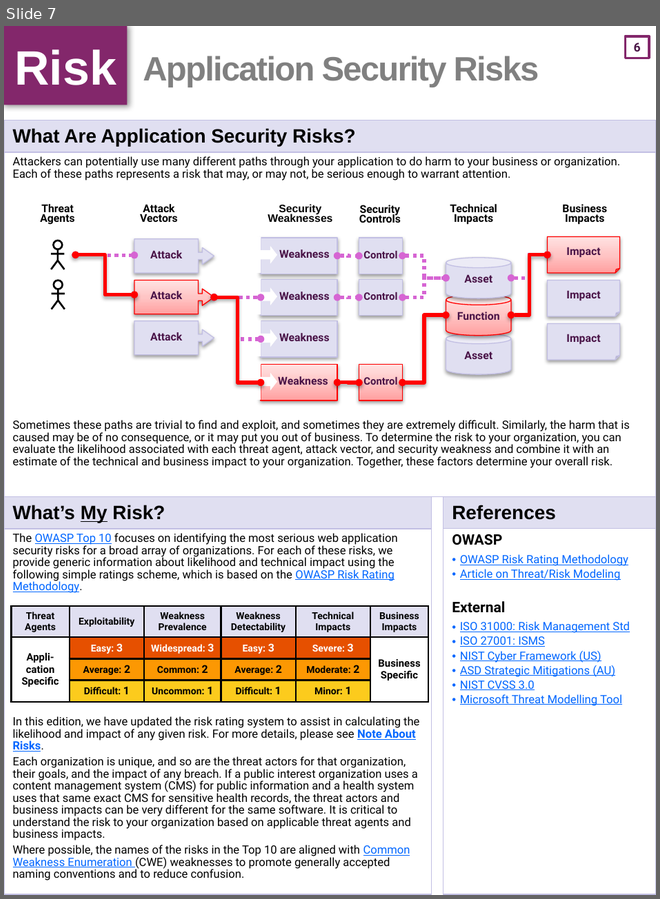
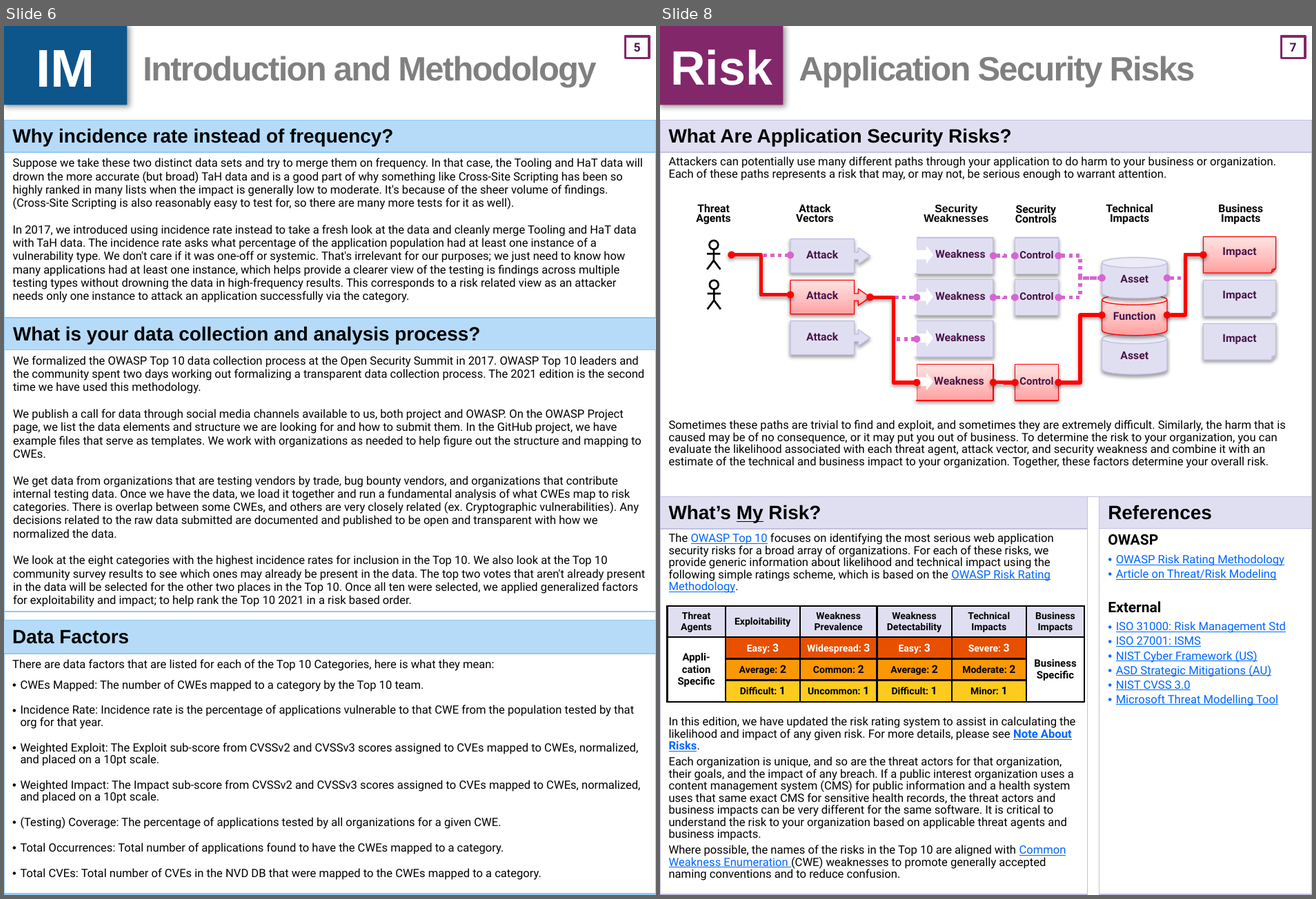
Before and after one commit to OWASP/Top10, a slide deck: 2021/docs/OWASP Top 10-2021 (en).pptx. Shown side by side, each under a label of ours: slide 7 before the commit, slides 6 and 8 after it; the slides between them are not shown. The pictures are 660x899 and 1316x899 pixels, drawn with LibreOffice and Linux fonts; fonts in the diff are those of the drawing. Boxes give left, top, right and bottom in pixels: in the first picture for what was removed or moved away, otherwise in the second. Text is boxed around its words. In the diff, an @@ line names an element or a change of style, - is before the commit and + after.

```diff
--- a/2021/docs/OWASP Top 10-2021 (en).pptx
+++ b/2021/docs/OWASP Top 10-2021 (en).pptx
@@ slide 6 added at [4, 26, 656, 895], background #FFFFFF; not listed: 1 template element that a slide beside it also shows @@
@@ text added at [4, 26, 128, 105], fill #0D558C, 44 pt, text #FFFFFF, bold @@
+IM
@@ title added at [143, 56, 596, 87], 28 pt, text #808080, bold @@
+Introduction and Methodology
@@ table added at [4, 120, 656, 895], 1 rows, 1 columns @@
+
@@ table added at [4, 120, 656, 318], 2 rows, 1 columns @@
+Why incidence rate instead of frequency?
+Suppose we take these two distinct data sets and try to merge them on frequency. In that case, the Tooling and HaT data will drown the more accurate (but broad) TaH data and is a good part of why something like Cross-Site Scripting has been so highly ranked in many lists when the impact is generally low to moderate. It's because of the sheer volume of findings. (Cross-Site Scripting is also reasonably easy to test for, so there are many more tests for it as well). In 2017, we introduced using incidence rate instead to take a fresh look at the data and cleanly merge Tooling and HaT data with TaH data. The incidence rate asks what percentage of the application population had at least one instance of a vulnerability type. We don't care if it was one-off or systemic. That's irrelevant for our purposes; we just need to know how many applications had at least one instance, which helps provide a clearer view of the testing is findings across multiple testing types without drowning the data in high-frequency results. This corresponds to a risk related view as an attacker needs only one instance to attack an application successfully via the category.
@@ table added at [4, 318, 656, 621], 2 rows, 1 columns @@
+What is your data collection and analysis process?
+We formalized the OWASP Top 10 data collection process at the Open Security Summit in 2017. OWASP Top 10 leaders and the community spent two days working out formalizing a transparent data collection process. The 2021 edition is the second time we have used this methodology. We publish a call for data through social media channels available to us, both project and OWASP. On the OWASP Project page, we list the data elements and structure we are looking for and how to submit them. In the GitHub project, we have example files that serve as templates. We work with organizations as needed to help figure out the structure and mapping to CWEs. We get data from organizations that are testing vendors by trade, bug bounty vendors, and organizations that contribute internal testing data. Once we have the data, we load it together and run a fundamental analysis of what CWEs map to risk categories. There is overlap between some CWEs, and others are very closely related (ex. Cryptographic vulnerabilities). Any decisions related to the raw data submitted are documented and published to be open and transparent with how we normalized the data. We look at the eight categories with the highest incidence rates for inclusion in the Top 10. We also look at the Top 10 community survey results to see which ones may already be present in the data. The top two votes that aren't already present in the data will be selected for the other two places in the Top 10. Once all ten were selected, we applied generalized factors for exploitability and impact; to help rank the Top 10 2021 in a risk based order.
@@ table added at [4, 621, 656, 895], 2 rows, 1 columns @@
+Data Factors
+There are data factors that are listed for each of the Top 10 Categories, here is what they mean: / CWEs Mapped: The number of CWEs mapped to a category by the Top 10 team. / Incidence Rate: Incidence rate is the percentage of applications vulnerable to that CWE from the population tested by that org for that year. / Weighted Exploit: The Exploit sub-score from CVSSv2 and CVSSv3 scores assigned to CVEs mapped to CWEs, normalized, and placed on a 10pt scale. / Weighted Impact: The Impact sub-score from CVSSv2 and CVSSv3 scores assigned to CVEs mapped to CWEs, normalized, and placed on a 10pt scale. / (Testing) Coverage: The percentage of applications tested by all organizations for a given CWE. / Total Occurrences: Total number of applications found to have the CWEs mapped to a category. / Total CVEs: Total number of CVEs in the NVD DB that were mapped to the CWEs mapped to a category.
@@ what was slide 7 is now slide 8 @@
@@ page number at [1290, 43, 1297, 52]: text changed @@
-6
+7
```
Also in this commit, not shown: 5 slides changed, 1 other slide added, 1 slide removed, 1 other file.
